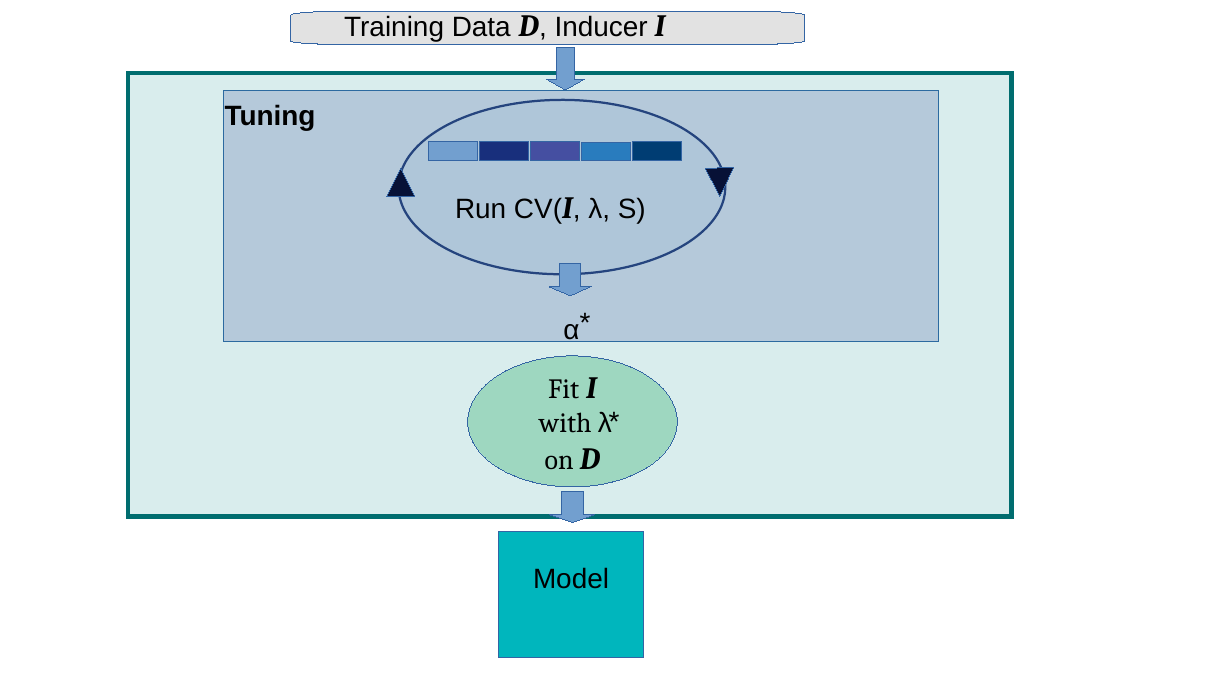
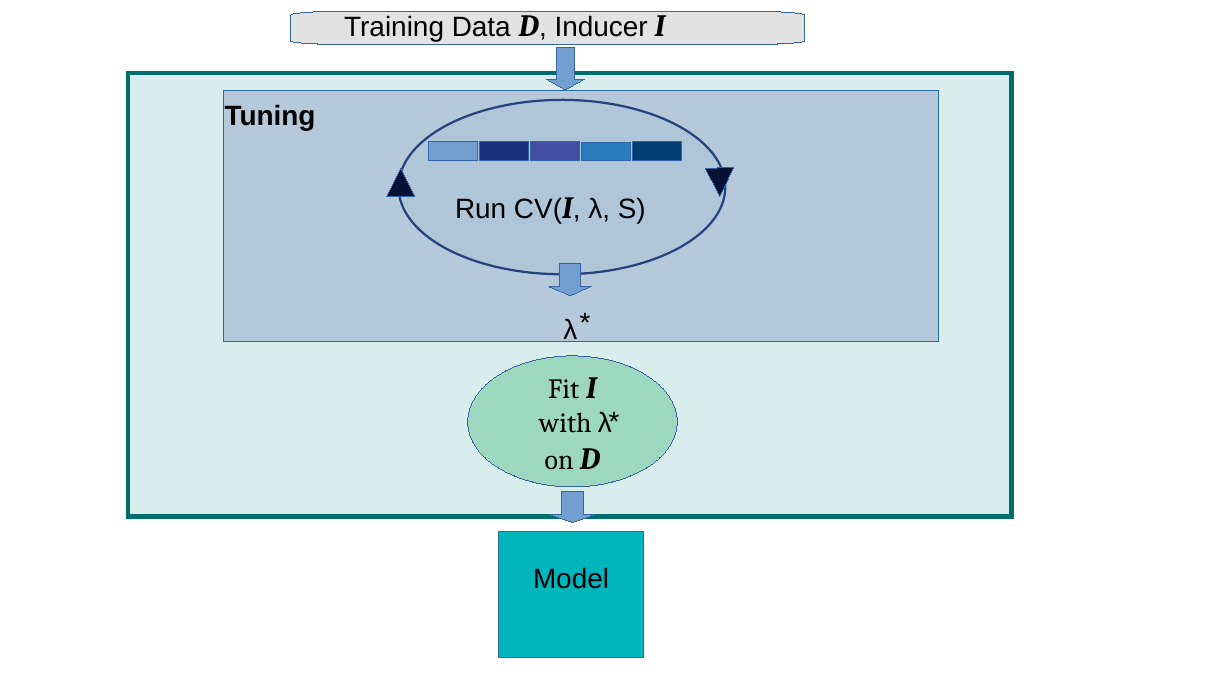
Before and after one commit to jemus42/lecture_i2ml, a slide deck: slide 1 of 05-tuning-nested/figure_man/autotune_in_model_fit.odp. Drawn at 1232x693 pixels with LibreOffice and Linux fonts; fonts in the diff are those of the drawing. Boxes give left, top, right and bottom in pixels: in the first picture for what was removed or moved away, otherwise in the second. Text is boxed around its words. In the diff, an @@ line names an element or a change of style, - is before the commit and + after.

```diff
--- a/05-tuning-nested/figure_man/autotune_in_model_fit.odp
+++ b/05-tuning-nested/figure_man/autotune_in_model_fit.odp
@@ text at [563, 318, 577, 342]: text changed @@
-α
+λ
```
Also in this commit, not shown: 2 other files.
